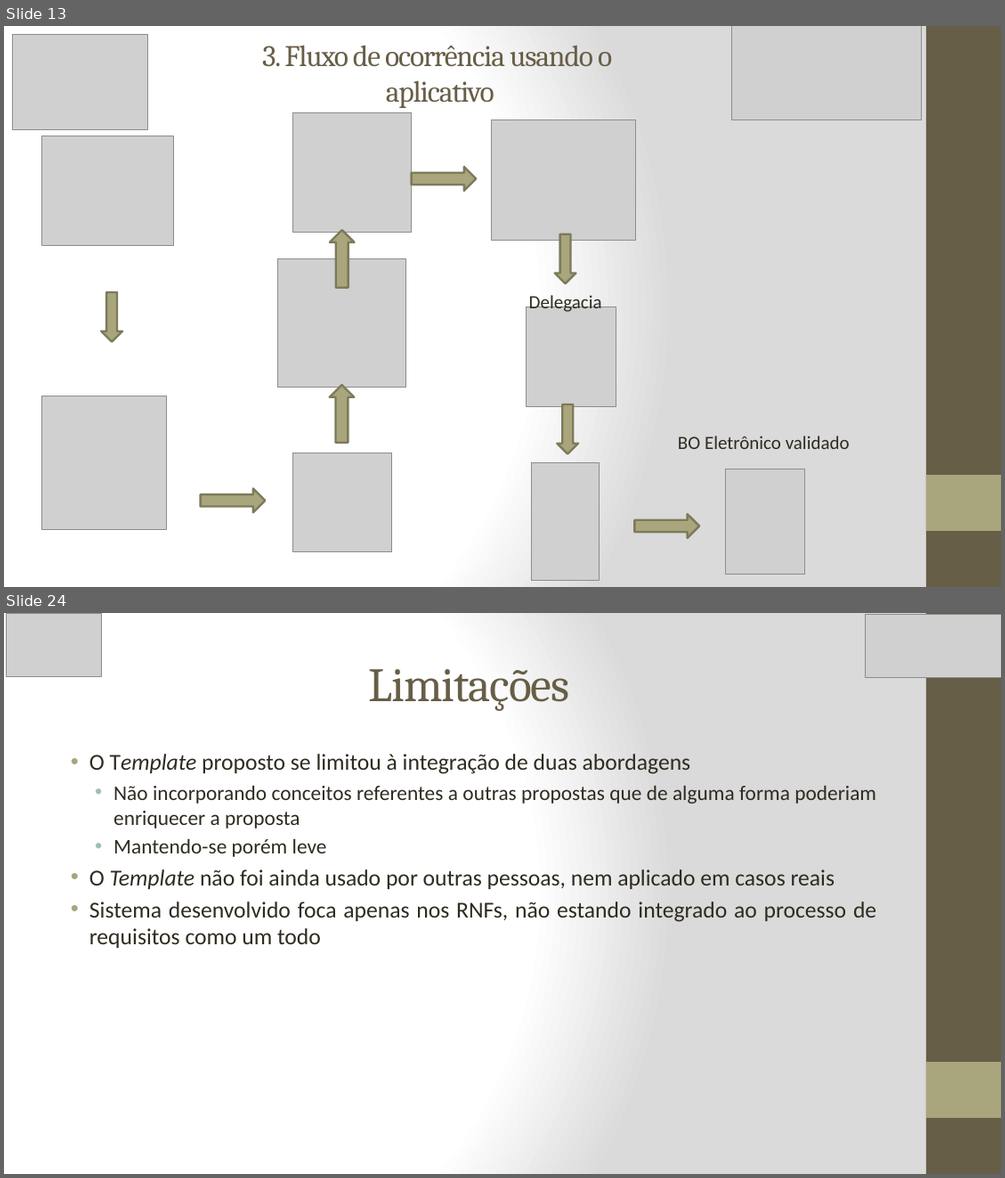
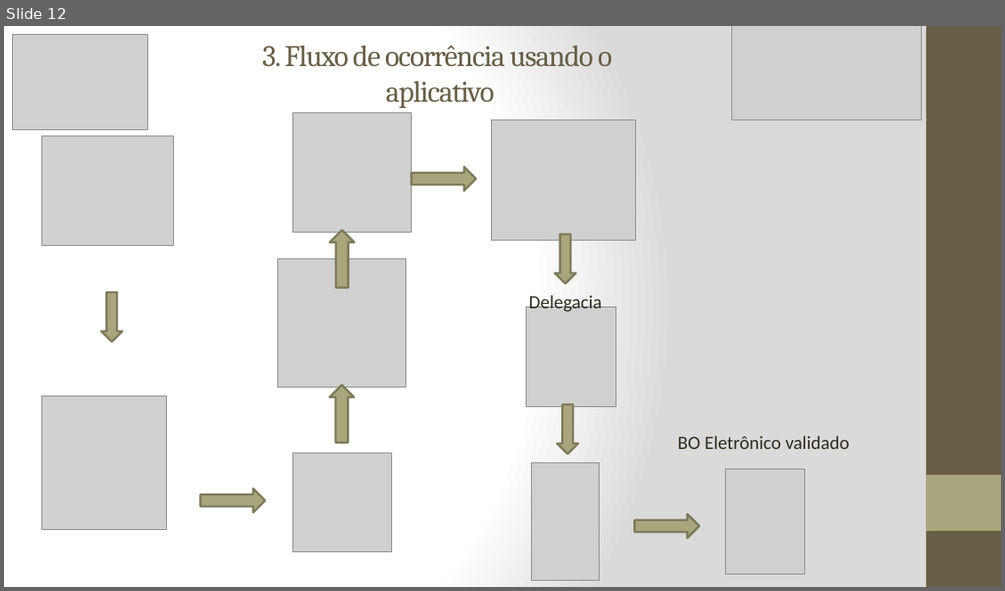
Before and after one commit to marlonscastro/estagiotcc, a slide deck: Apresentação_PPT.pptx. Shown one above the other, each under a label of ours: slides 13 and 24 before the commit, slide 12 after it; the slides between them are not shown. The pictures are 1005x1178 and 1005x591 pixels, drawn with LibreOffice and Linux fonts; fonts in the diff are those of the drawing; grey boxes stand for pictures. Boxes give left, top, right and bottom in pixels: in the first picture for what was removed or moved away, otherwise in the second. Text is boxed around its words. In the diff, an @@ line names an element or a change of style, - is before the commit and + after.

```diff
--- a/Apresentação_PPT.pptx
+++ b/Apresentação_PPT.pptx
@@ slide 24 removed at (x1=4, y1=613, x2=1001, y2=1174), background gradient #FFFFFF to #DADADA; not listed: 2 template elements that a slide beside it also shows @@
@@ picture removed at (x1=7, y1=613, x2=102, y2=676) @@
@@ picture removed at (x1=866, y1=615, x2=1001, y2=678) @@
@@ title removed at (x1=369, y1=669, x2=569, y2=711) @@
-Limitações
@@ text removed at (x1=89, y1=754, x2=876, y2=948) @@
-• O Template proposto se limitou à integração de duas abordagens
-  • Não incorporando conceitos referentes a outras propostas que de alguma forma poderiam enriquecer a proposta
-  • Mantendo-se porém leve
-• O Template não foi ainda usado por outras pessoas, nem aplicado em casos reais
-• Sistema desenvolvido foca apenas nos RNFs, não estando integrado ao processo de requisitos como um todo
@@ what was slide 13 is now slide 12 @@
```
Also in this commit, not shown: 9 slides changed, 9 slides added, 13 other slides removed, 3 other files.
